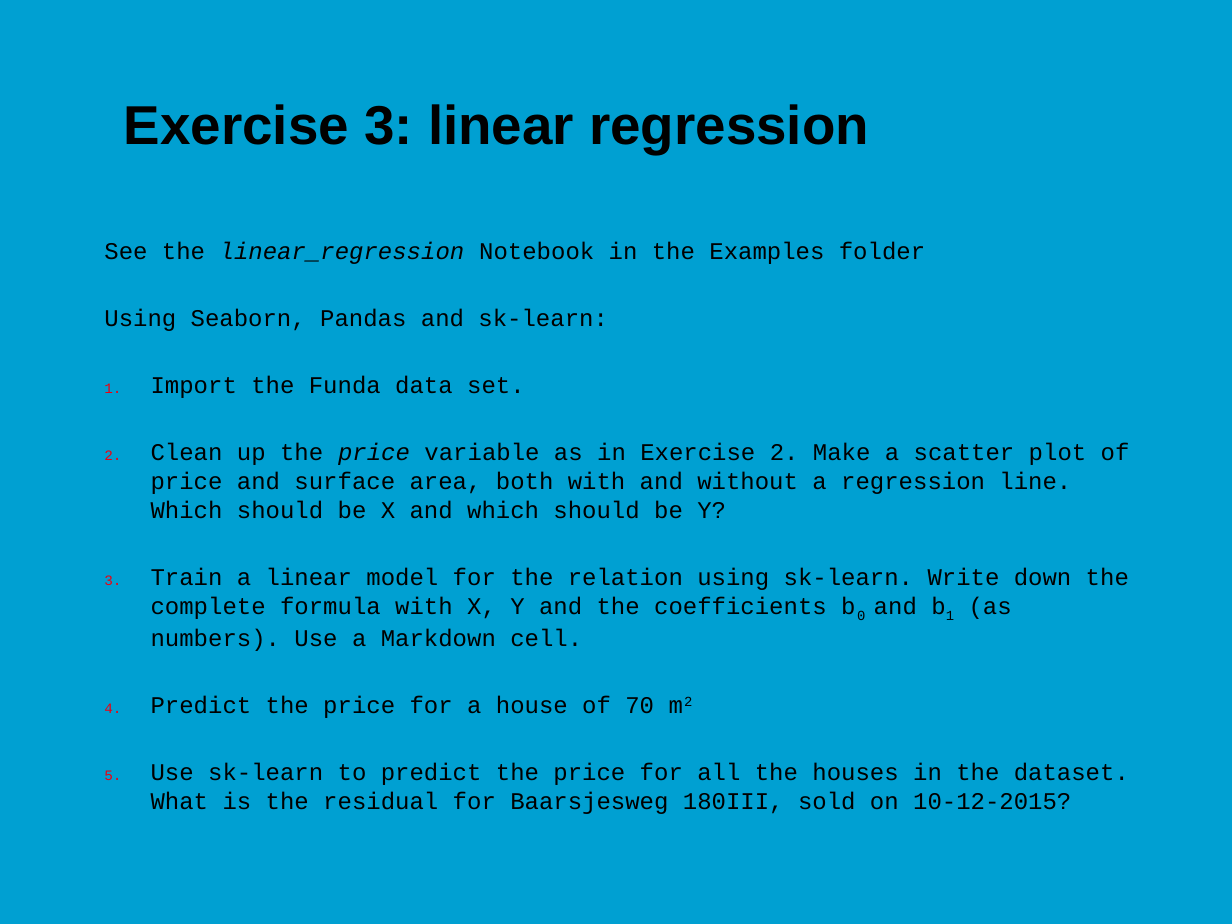
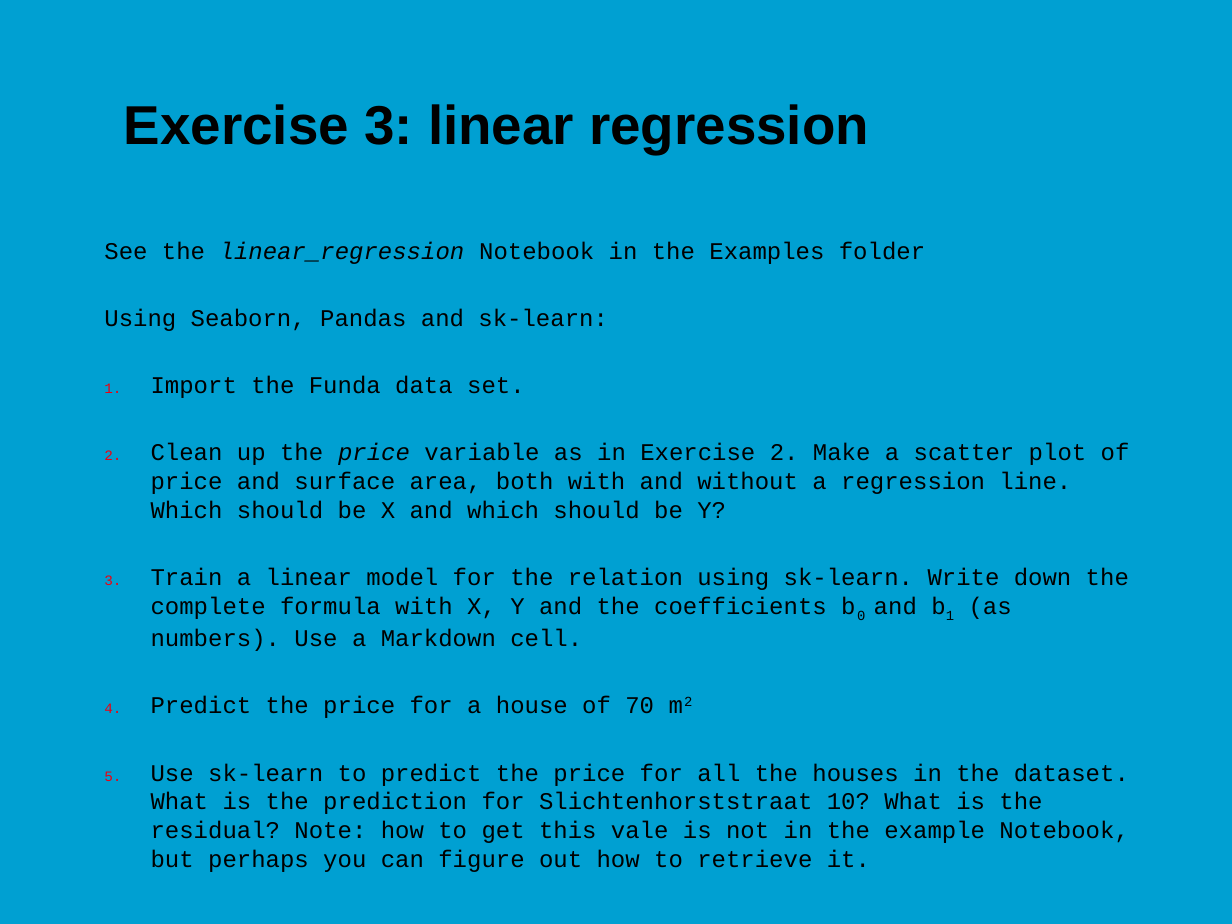
Before and after one commit to jonasmoons/data-driven-learning, a slide deck: slide 25 of slides/ddl-w5l1.pptx. Drawn at 1232x924 pixels with LibreOffice and Linux fonts; fonts in the diff are those of the drawing; background and template pictures are left out. Boxes give left, top, right and bottom in pixels: in the first picture for what was removed or moved away, otherwise in the second. Text is boxed around its words. In the diff, an @@ line names an element or a change of style, - is before the commit and + after.

```diff
--- a/slides/ddl-w5l1.pptx
+++ b/slides/ddl-w5l1.pptx
@@ text at [151, 763, 1129, 872]: text changed @@
-5. Use sk-learn to predict the price for all the houses in the dataset. What is the residual for Baarsjesweg 180III, sold on 10-12-2015?
+5. Use sk-learn to predict the price for all the houses in the dataset. What is the prediction for Slichtenhorststraat 10? What is the residual? Note: how to get this vale is not in the example Notebook, but perhaps you can figure out how to retrieve it.
```
Also in this commit, not shown: 2 other slides changed, 2 other files.
